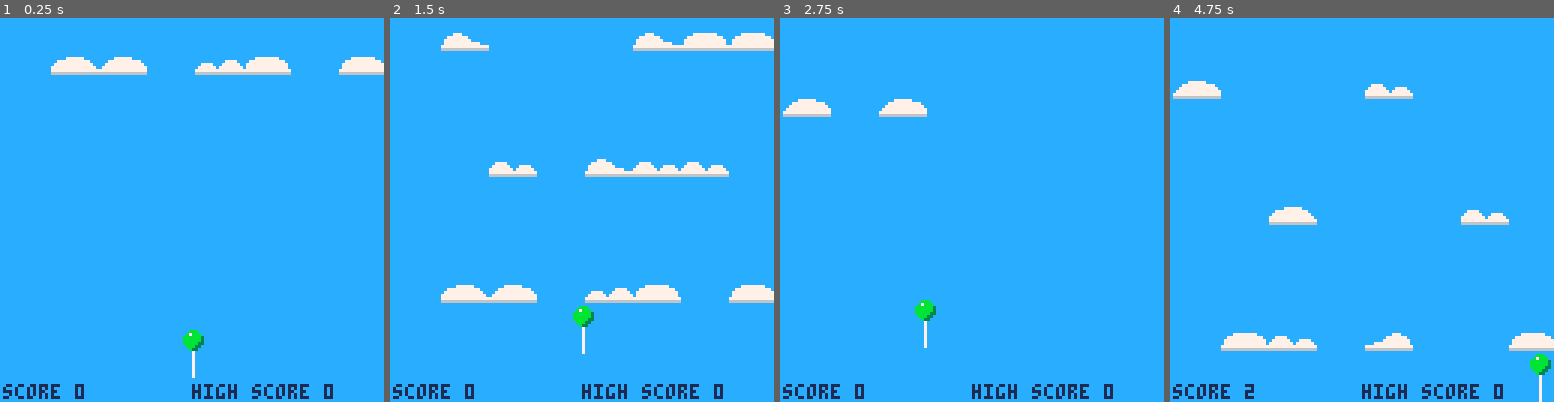
Above: before the commit, frames 1-4 (left to right).
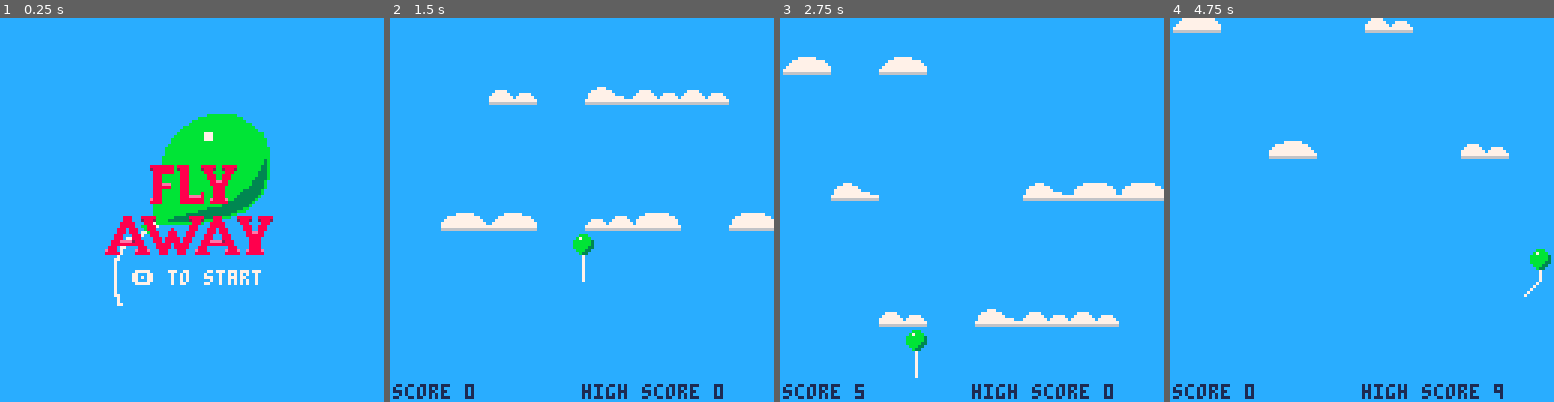
Above: after the commit, the same moments.

Repository: BubDZombie/pico-8-carts
Game: PICO-8 cartridge carts/fly-away.p8
The game is run twice, just before and just after one commit, with the same random seed, the same clock (stepped at 60 frames per second) and the same inputs.
Inputs:
- Up to frame 1 (0.25 s): no input
- Up to frame 2 (1.5 s): tap O (Z key) at 0.33, 0.7, 1.43 s
- Up to frame 3 (2.75 s): hold Left 1.97-2.37 s; tap O (Z key) at 2.22 s
- Up to frame 4 (4.75 s): hold Right 2.87-3.53 s; tap O (Z key) at 3.1, 3.98 s; hold Right 4.13-4.53 s

The runs differ from the first frame. In frame 1, 13% of the frame differs, in the area x 0-100%, y 10-100%; in frame 2, 9.8%; in frame 3, 5.6%; in frame 4, 5.6%.

Commit message:
Add title screen.

Diff:
--- a/carts/fly-away.p8
+++ b/carts/fly-away.p8
@@ -16,6 +16,7 @@
 clouds={22,24,26,28}
 dead_platforms={}
 high_score=dget(0)
+phase="title"
 platforms={}
 platform_color=7
 platform_w=16
@@ -197,6 +198,7 @@
   end
   if ball.y > 128 - ball.size then
     ball.alive=false
+    phase="score"
     if score > high_score then
       high_score=score
       dset(0,high_score)
@@ -269,6 +271,7 @@
   score=0
   spread=40
   spread_shrink_chance=0.10
+  phase="game"
   platform_chance=2*spread
   for p in all(platforms) do
     del(platforms, p)
@@ -287,6 +290,11 @@
   end
 end
 
+function print_center(str, y, col)
+    local x = 64 - (#tostr(str) * 2)
+    print(str, x, y, col)
+end
+
 function draw_game()
   spr(
     4,
@@ -313,23 +321,21 @@
   print("high score "..high_score,64,122,text_color)
 end
 
-function print_center(str, y, col)
-    local x = 64 - (#tostr(str) * 2)
-    print(str, x, y, col)
-end
-
 function draw_score()
   print_center("score: "..score,54,text_color)
   print_center("high score: "..high_score,64,text_color)
   print_center("🅾️ to restart",74,text_color)
 end
 
-function _init()
-  reset_game()
+function draw_title()
+  spr(64,28,32,8,8)
+  spr(72,32,48,8,2)
+  spr(104,34,64,8,2)
+  print_center("🅾️ to start",84,7)
 end
 
 function _update()
-  if ball.alive then
+  if phase=="game" then
     check_platforms()
     move_ball()
     drop()
@@ -353,9 +359,11 @@
 --    spr(21,x,48)
 --    spr(21,x,56)
 --  end
-  if ball.alive then
+  if phase=="title" then
+    draw_title()
+  elseif phase=="game" then
     draw_game()
-  else
+  elseif phase=="score" then
     draw_score()
   end
 end
Not shown, changed: the thumbnail (__label__) section of carts/fly-away.p8
